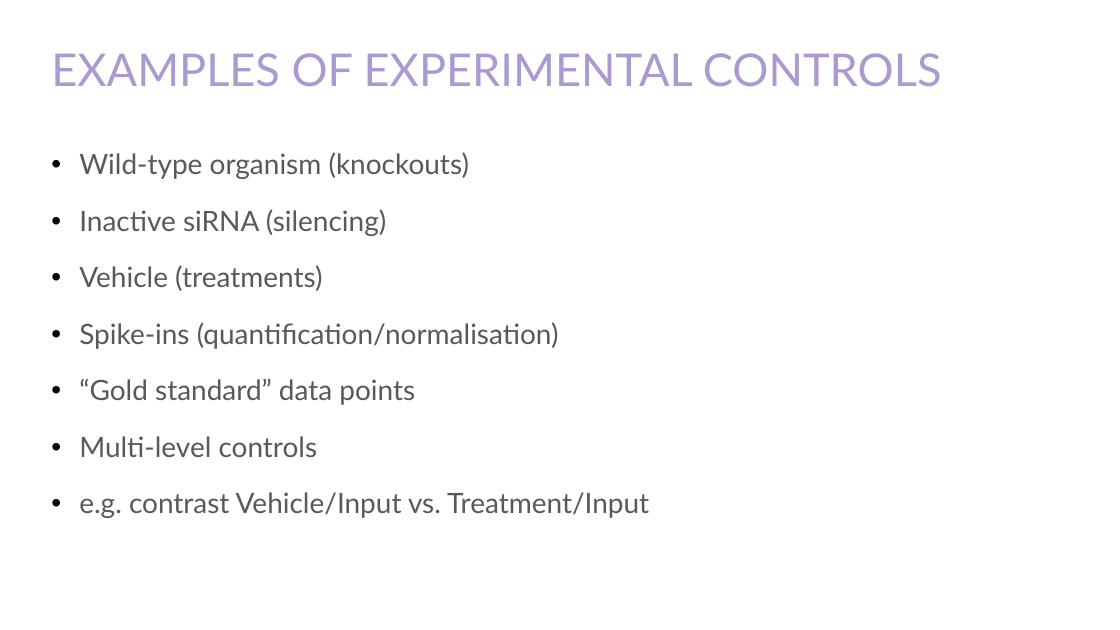
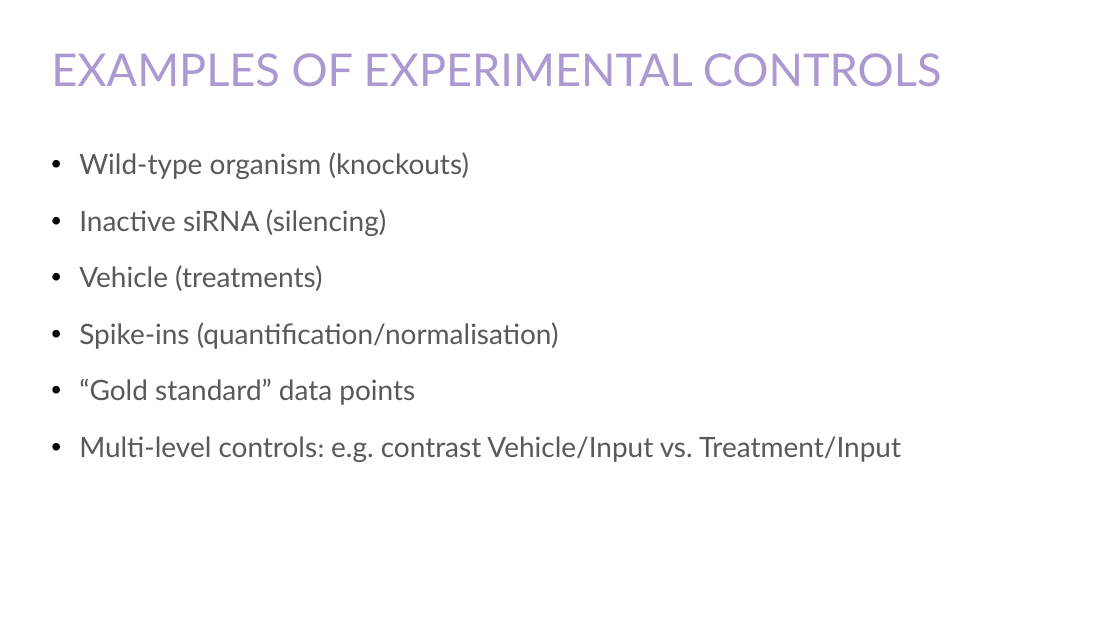
Before and after one commit to bioinformatics-core-shared-training/Bulk_RNAseq_Course_Base, a slide deck: slide 19 of additional_scripts_and_materials/07_Statistics_1.pptx. Drawn at 1120x630 pixels with LibreOffice and Linux fonts; fonts in the diff are those of the drawing. Boxes give left, top, right and bottom in pixels: in the first picture for what was removed or moved away, otherwise in the second. Text is boxed around its words. In the diff, an @@ line names an element or a change of style, - is before the commit and + after.

```diff
--- a/additional_scripts_and_materials/07_Statistics_1.pptx
+++ b/additional_scripts_and_materials/07_Statistics_1.pptx
@@ text at [79, 436, 901, 462]: text changed @@
-• Multi-level controls
-• e.g. contrast Vehicle/Input vs. Treatment/Input
+• Multi-level controls: e.g. contrast Vehicle/Input vs. Treatment/Input
```
Also in this commit, not shown: 14 other slides changed, 3 slides added, 2 slides removed, 3 other files.
